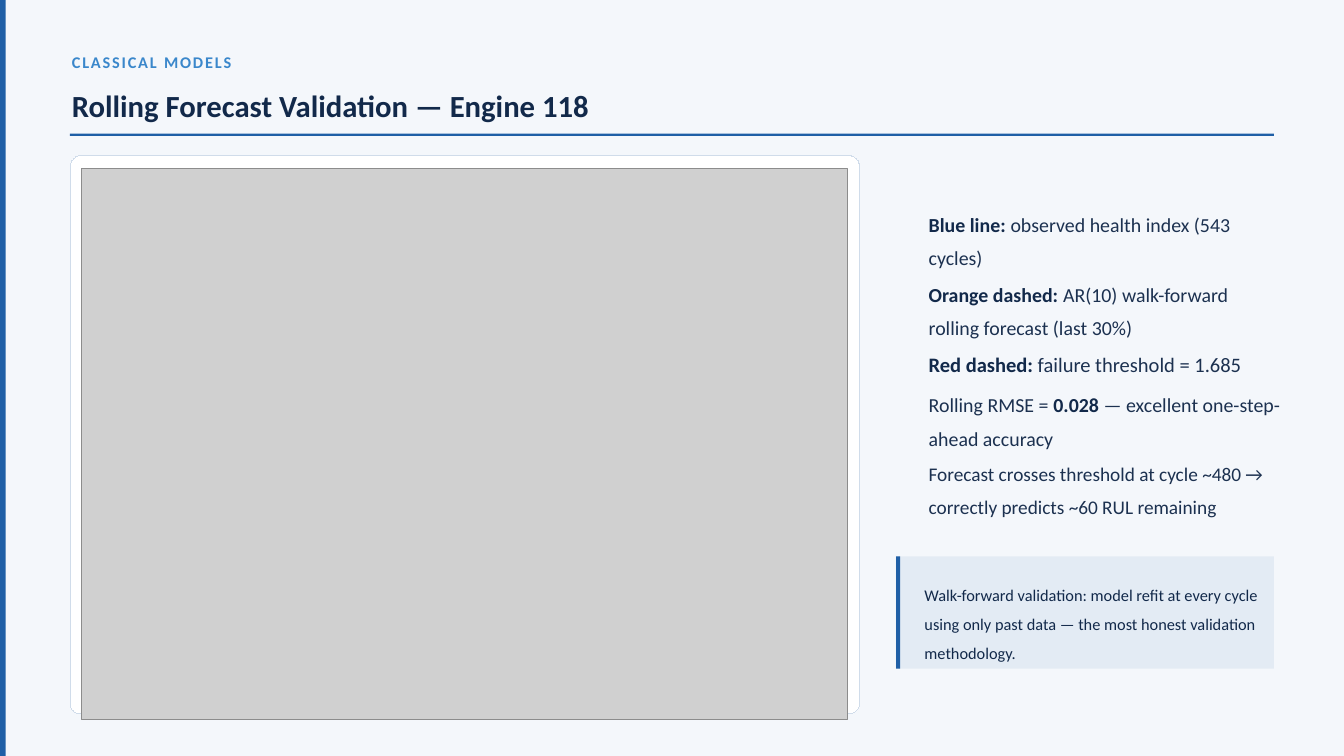
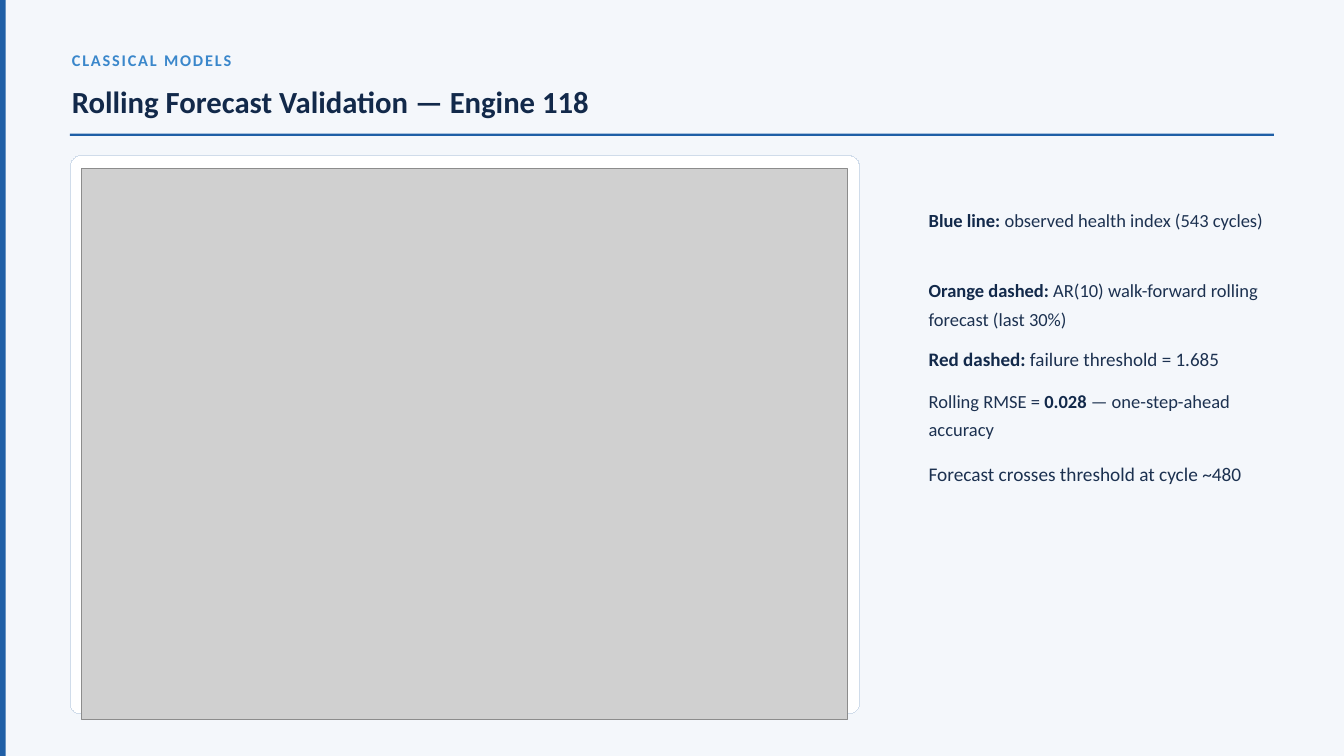
Before and after one commit to DhruvParmar051/Aircraft-Engine-Failure-Forecasting, a slide deck: slide 35 of AFM_ppt.pptx. Drawn at 1344x756 pixels with LibreOffice and Linux fonts; fonts in the diff are those of the drawing; grey boxes stand for pictures. Boxes give left, top, right and bottom in pixels: in the first picture for what was removed or moved away, otherwise in the second. Text is boxed around its words. In the diff, an @@ line names an element or a change of style, - is before the commit and + after.

```diff
--- a/AFM_ppt.pptx
+++ b/AFM_ppt.pptx
@@ text "CLASSICAL MODELS" at (x1=72, y1=55, x2=231, y2=66): line spacing 1 to 0.9 @@
@@ text "Rolling Forecast Validation — Engine ..." at (x1=72, y1=91, x2=589, y2=118): line spacing 1.1 to 1 @@
@@ text "Blue line: observed health index ..." at (x1=929, y1=213, x2=1263, y2=230): size 21.3 to 19.7 pt; line spacing 1.4 to 1.3 @@
@@ text "Orange dashed: AR(10) walk-forward rolling ..." at (x1=929, y1=283, x2=1258, y2=329): size 21.3 to 19.7 pt; line spacing 1.4 to 1.3 @@
@@ text "Red dashed: failure threshold = ..." at (x1=929, y1=352, x2=1219, y2=366): size 22 to 20.4 pt; line spacing 1.4 to 1.2 @@
@@ text at (x1=929, y1=395, x2=1230, y2=439): text changed; size 21.3 to 19.7 pt @@
-Rolling RMSE = 0.028 — excellent one-step-ahead accuracy
+Rolling RMSE = 0.028 — one-step-ahead accuracy
@@ text at (x1=929, y1=467, x2=1241, y2=484): text changed @@
-Forecast crosses threshold at cycle ~480 → correctly predicts ~60 RUL remaining
+Forecast crosses threshold at cycle ~480
@@ rectangle removed at (x1=896, y1=556, x2=1273, y2=669) @@
@@ rectangle removed at (x1=896, y1=556, x2=900, y2=669) @@
@@ text removed at (x1=924, y1=589, x2=1258, y2=662) @@
-Walk-forward validation: model refit at every cycle using only past data — the most honest validation methodology.
```
Also in this commit, not shown: 47 other slides changed, 1 slide added, 7 slides removed.
